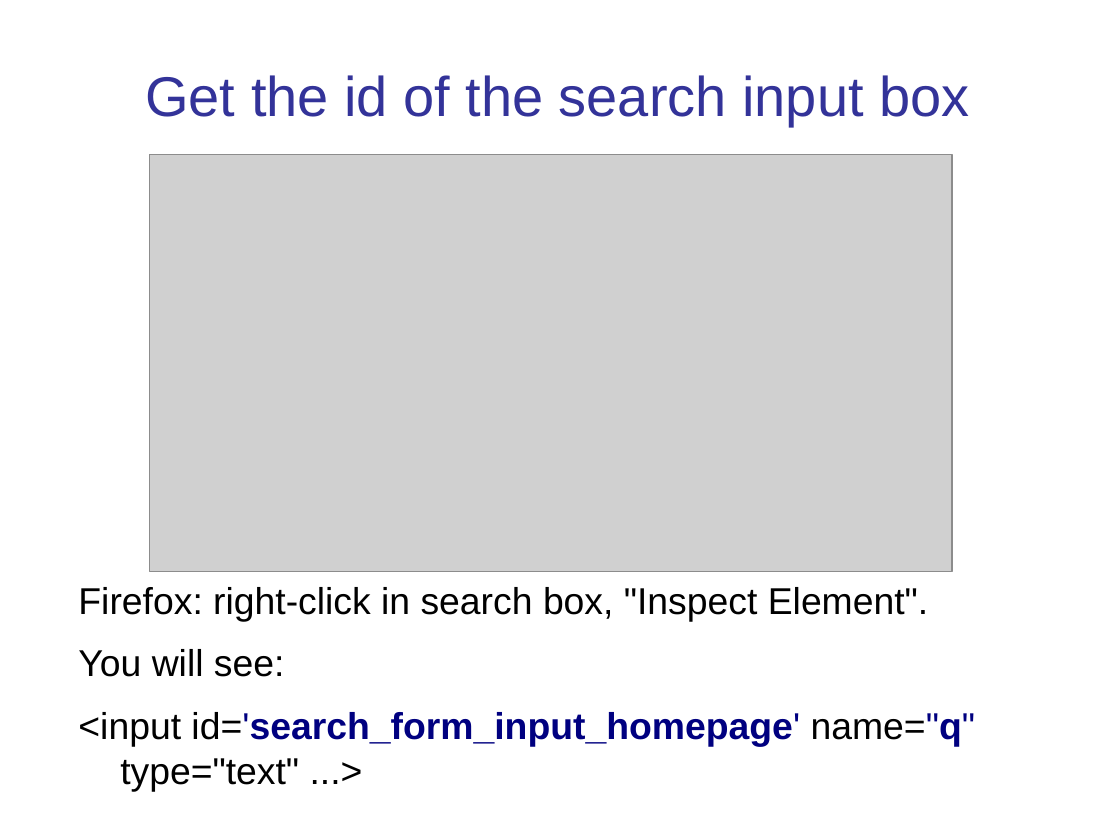
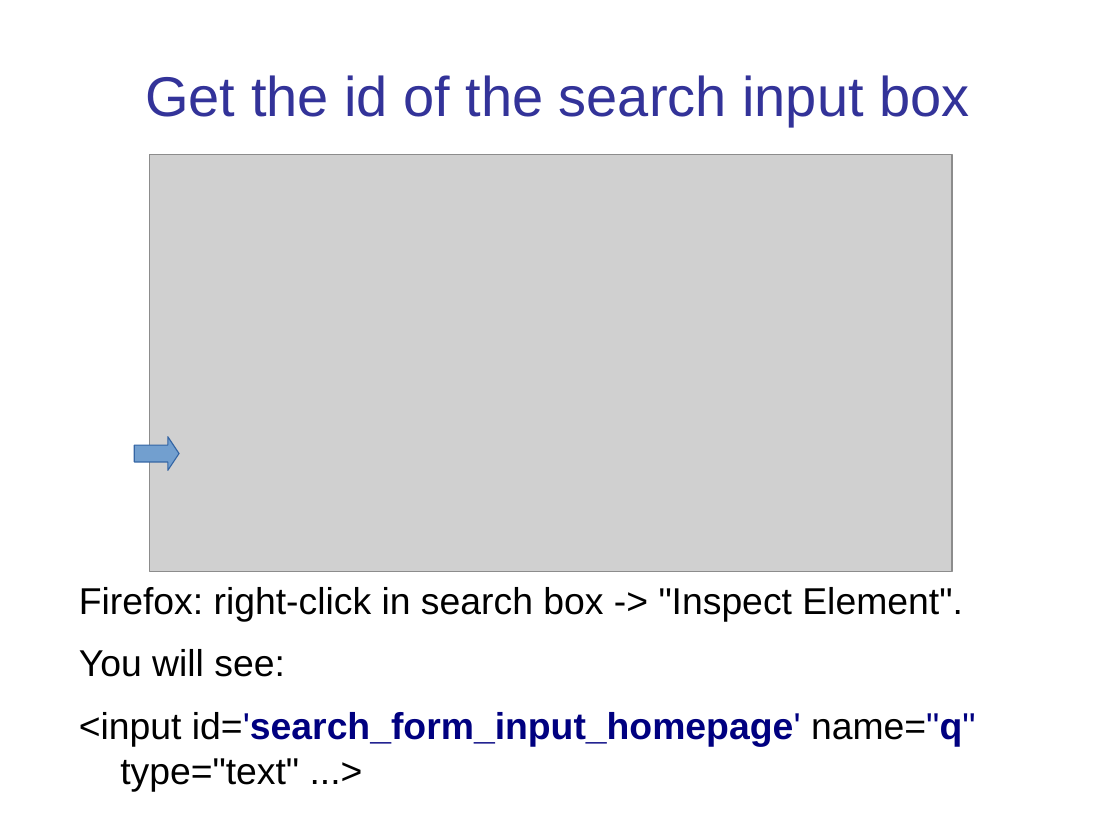
Before and after one commit to cpske/ISP, a slide deck: slide 27 of testing/WebTesting.ppt (slide 25 before the commit). Drawn at 1120x840 pixels with LibreOffice and Linux fonts; fonts in the diff are those of the drawing; grey boxes stand for pictures. Boxes give left, top, right and bottom in pixels: in the first picture for what was removed or moved away, otherwise in the second. Text is boxed around its words. In the diff, an @@ line names an element or a change of style, - is before the commit and + after.

```diff
--- a/testing/WebTesting.ppt
+++ b/testing/WebTesting.ppt
@@ right arrow added at (x1=134, y1=437, x2=179, y2=470), fill #729FCF, outline #3465A4 0.74 pt @@
@@ text at (x1=79, y1=587, x2=963, y2=622): text changed @@
-Firefox: right-click in search box, "Inspect Element".
+Firefox: right-click in search box -> "Inspect Element".
```
Also in this commit, not shown: 9 other slides changed, 2 slides added, 2 other files.
